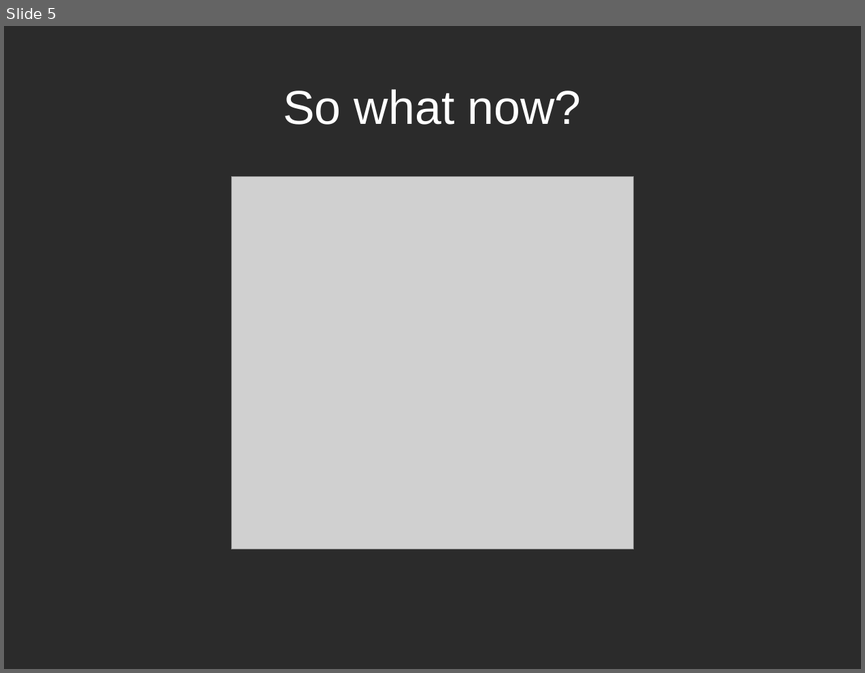
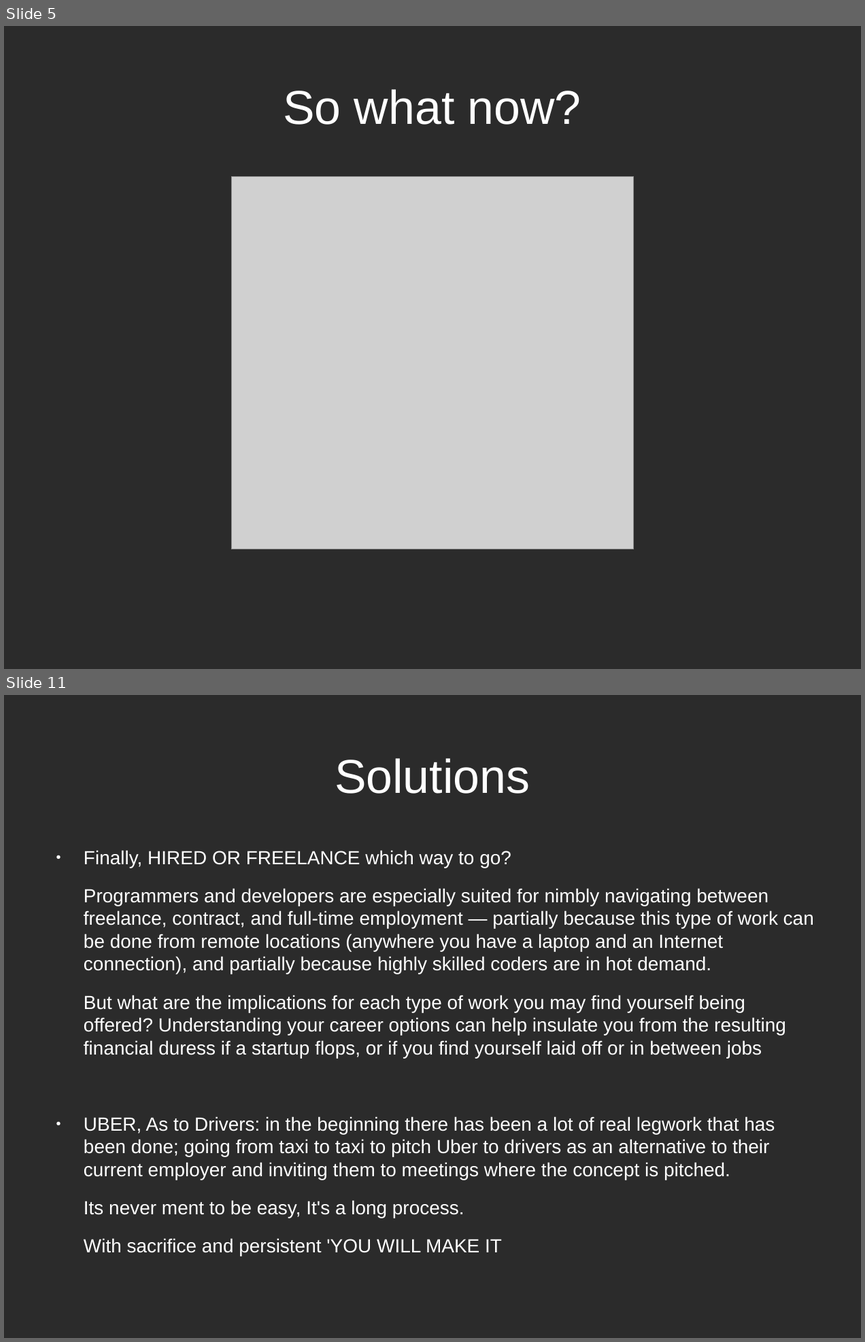
Before and after one commit to gitalry/Yusudd, a slide deck: about startups.odp. Shown one above the other, each under a label of ours: slide 5 before the commit, slides 5 and 11 after it; the slides between them are not shown. The pictures are 865x673 and 865x1342 pixels, drawn with LibreOffice and Linux fonts; fonts in the diff are those of the drawing; grey boxes stand for pictures; background and template pictures are left out; a plain dark background stands for a picture behind light text. Boxes give left, top, right and bottom in pixels: in the first picture for what was removed or moved away, otherwise in the second. Text is boxed around its words. In the diff, an @@ line names an element or a change of style, - is before the commit and + after.

```diff
--- a/about startups.odp
+++ b/about startups.odp
@@ slide 11 added at (4, 695, 861, 1338), background picture (left out) @@
@@ title added at (334, 758, 530, 794), 44 pt, text #FFFFFF @@
+Solutions
@@ text added at (84, 850, 814, 1218), 17.6 pt, text #FFFFFF @@
+● Finally, HIRED OR FREELANCE which way to go?
+Programmers and developers are especially suited for nimbly navigating between freelance, contract, and full-time employment — partially because this type of work can be done from remote locations (anywhere you have a laptop and an Internet connection), and partially because highly skilled coders are in hot demand.
+But what are the implications for each type of work you may find yourself being offered? Understanding your career options can help insulate you from the resulting financial duress if a startup flops, or if you find yourself laid off or in between jobs
+● UBER, As to Drivers: in the beginning there has been a lot of real legwork that has been done; going from taxi to taxi to pitch Uber to drivers as an alternative to their current employer and inviting them to meetings where the concept is pitched.
+Its never ment to be easy, It's a long process.
+With sacrifice and persistent 'YOU WILL MAKE IT
```
Also in this commit, not shown: 2 slides changed, 5 other slides added, 1 slide removed, 1 other file.
